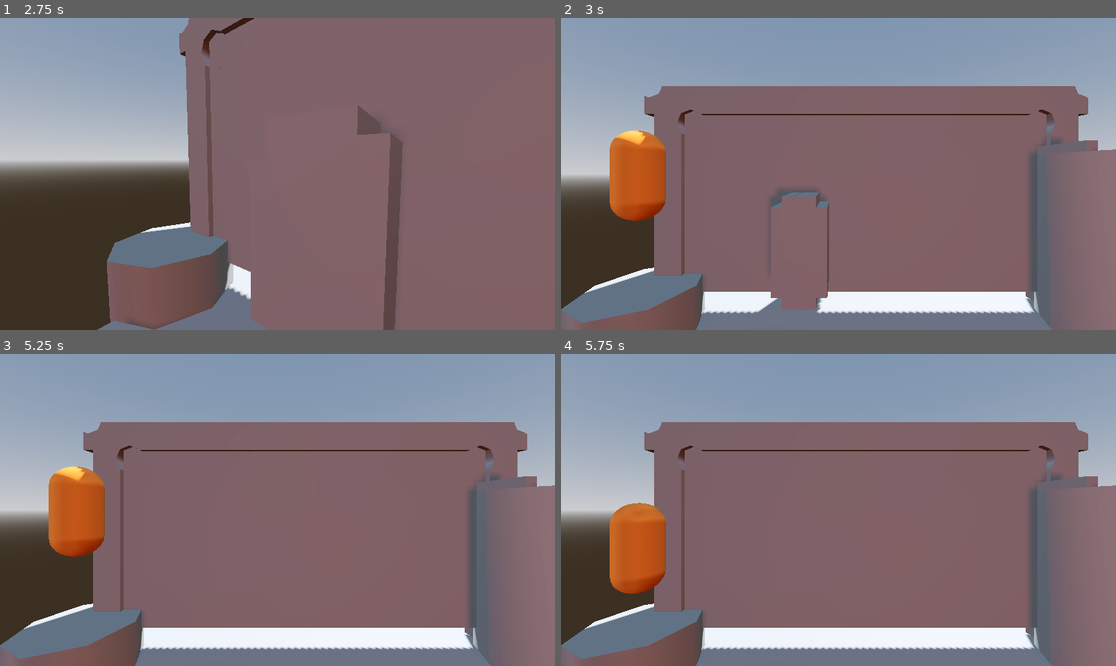
Above: before the commit, frames 1-4 (two rows, left to right).
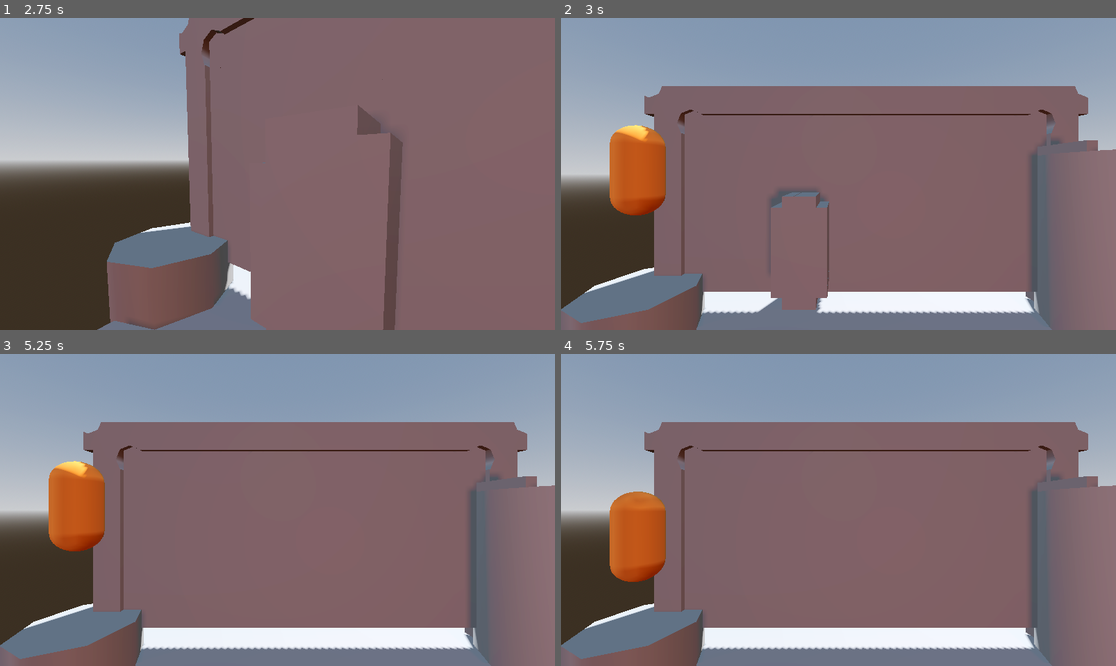
Above: after the commit, the same moments.

Repository: Egrazil/winter-melon-jam-2025
Game: Godot game, scene res://scenes/Main Menu/main menu.tscn
Two runs of this game, one before a commit and one after it. Both use one fixed random seed, a clock stepped at 60 frames per second and the inputs below.
Inputs (mouse positions are in pixels of both pictures, inside the frame that each line leads up to):
- Up to frame 1 (2.75 s): click "Play" at 0.5 s; tap Enter at 1.25 s; move the mouse to (399, 158) at 1.27 s; hold Right (moveRight) 1.28-2.03 s; tap Space (jump) at 1.35, 1.52, 1.82, 2.27, 2.3, 2.57 s; click (399, 158) at 1.42 s; move the mouse to (249, 174) at 2.02 s; hold Up (moveUp) from 2.03 s (still down); tap R at 2.1 s
- Up to frame 2 (3 s): keep holding Up (moveUp); move the mouse to (849, 167) at 2.77 s; hold Q from 2.78 s (still down)
- Up to frame 3 (5.25 s): keep holding Up (moveUp); tap Space (jump) at 3.05, 3.5, 3.6, 3.77, 4.07, 4.52, 4.55, 4.82, 5 s; move the mouse to (271, 516) at 3.52 s; release Q at 3.53 s; click (271, 516) at 3.67 s; tap Enter at 4.25 s; move the mouse to (316, 513) at 4.27 s; hold R 4.28-5.03 s; move the mouse to (233, 506) at 5.02 s; tap Q at 5.1 s
- Up to frame 4 (5.75 s): keep holding Up (moveUp); tap Space (jump) at 5.27, 5.3, 5.57 s

Frame 1 is identical in both runs. In frame 2, 0.6% of the frame differs, in the area x 8-19%, y 34-66%; in frame 3, 0.6%; in frame 4, 1.0%, in the area x 8-19%, y 44-77%.

Commit message:
forgot to push jump height change

Diff:
--- a/scenes/levels/light-test/check_in_light.gd
+++ b/scenes/levels/light-test/check_in_light.gd
@@ -19,7 +19,7 @@
 
 
 # Called every frame. 'delta' is the elapsed time since the previous frame.
-func _process(delta: float) -> void:
+func _process(_delta: float) -> void:
 	#print(target_position)
 	if (light):
 		var t_pos = light.global_position - self.global_position
--- a/scenes/levels/light-test/grid_tiles.gd
+++ b/scenes/levels/light-test/grid_tiles.gd
@@ -9,5 +9,5 @@
 		node.set_light(light)
 
 # Called every frame. 'delta' is the elapsed time since the previous frame.
-func _process(delta: float) -> void:
+func _process(_delta: float) -> void:
 	pass
--- a/scenes/player/2d_controller.tscn
+++ b/scenes/player/2d_controller.tscn
@@ -18,7 +18,7 @@
 collision_layer = 4
 collision_mask = 3
 script = ExtResource("1_urcsn")
-jump_velocity = 5.0
+jump_velocity = 5.25
 
 [node name="Mesh" type="MeshInstance3D" parent="."]
 transform = Transform3D(1, 0, 0, 0, 1, 0, 0, 0, 1, 0, 0.9, 0)
